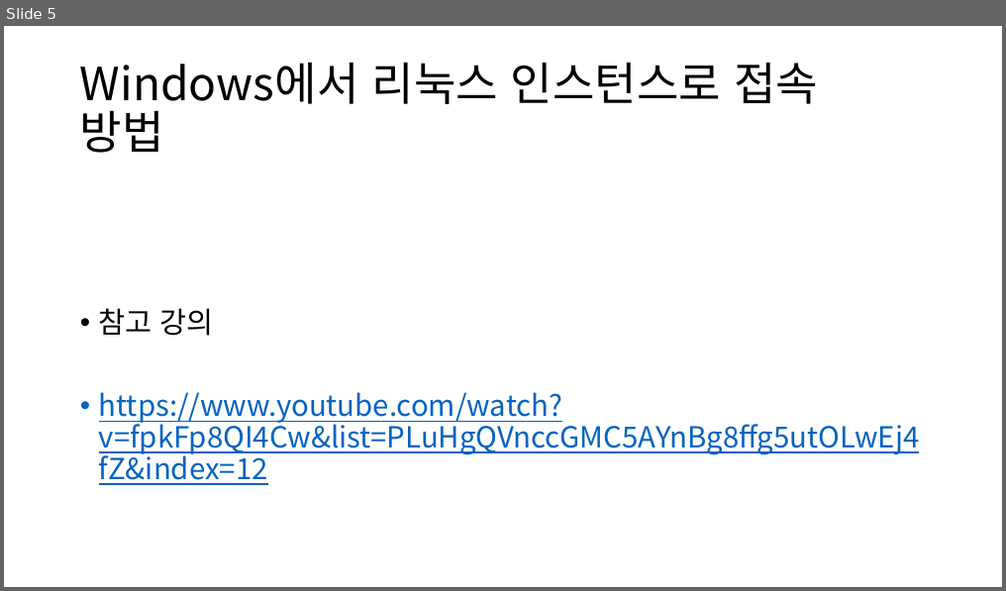
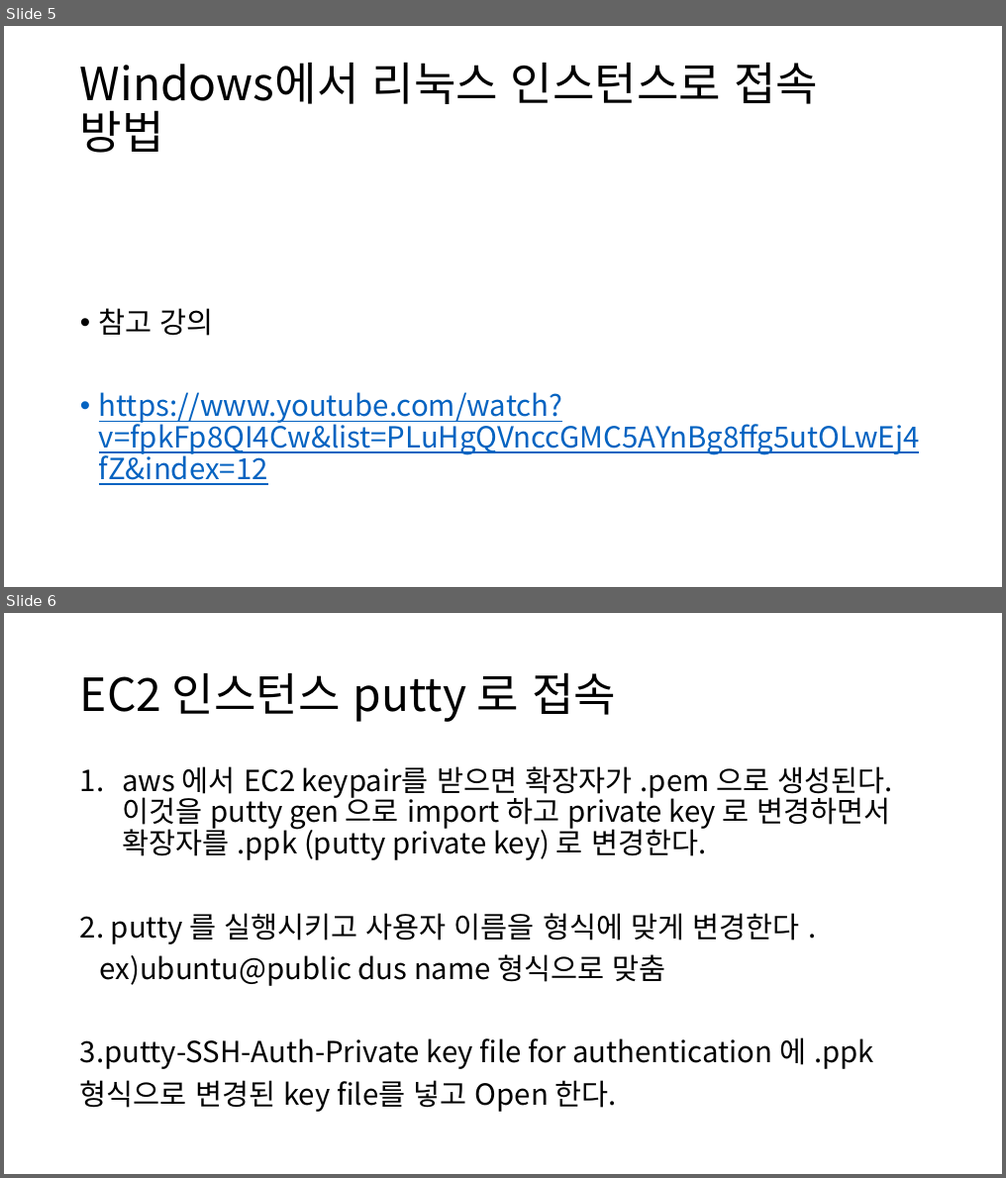
Before and after one commit to comettlee/My_study, a slide deck: AWS.pptx. Shown one above the other, each under a label of ours: slide 5 before the commit, slides 5 and 6 after it. The pictures are 1006x591 and 1006x1178 pixels, drawn with LibreOffice and Linux fonts; fonts in the diff are those of the drawing. Boxes give left, top, right and bottom in pixels: in the first picture for what was removed or moved away, otherwise in the second. Text is boxed around its words. In the diff, an @@ line names an element or a change of style, - is before the commit and + after.

Commit message:
git 사용법
 ec2 인스턴스 생성 및 putty 접속
html code

```diff
--- a/AWS.pptx
+++ b/AWS.pptx
@@ slide 6 added at box(4, 613, 1002, 1174), background #FFFFFF @@
@@ title added at box(80, 672, 616, 722), 44 pt, text #000000 @@
+EC2 인스턴스 putty 로 접속
@@ text added at box(80, 766, 892, 1112), 28 pt, text #000000 @@
+1. aws 에서 EC2 keypair를 받으면 확장자가 .pem 으로 생성된다. 이것을 putty gen 으로 import 하고 private key 로 변경하면서 확장자를 .ppk (putty private key) 로 변경한다.
+2. putty 를 실행시키고 사용자 이름을 형식에 맞게 변경한다 .
+ex)ubuntu@public dus name 형식으로 맞춤
+3.putty-SSH-Auth-Private key file for authentication 에 .ppk
+형식으로 변경된 key file를 넣고 Open 한다.
```
Also in this commit, not shown: 3 slides changed, 2 other slides added, 1 slide removed, 2 other files.
